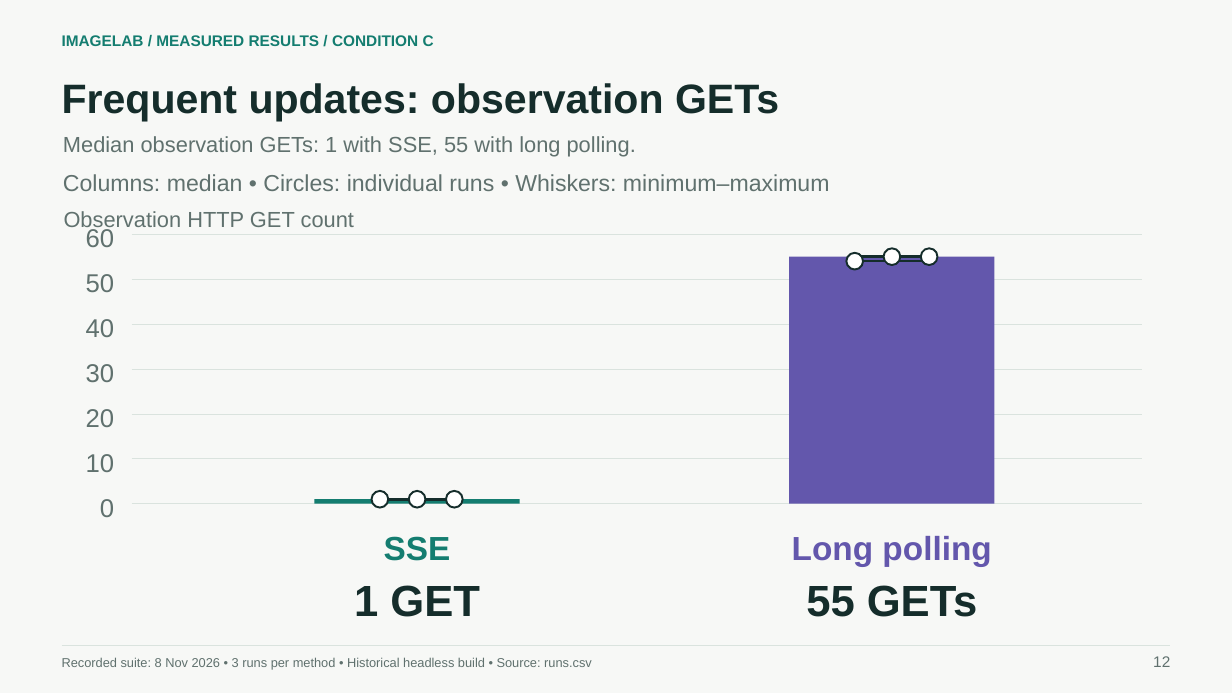
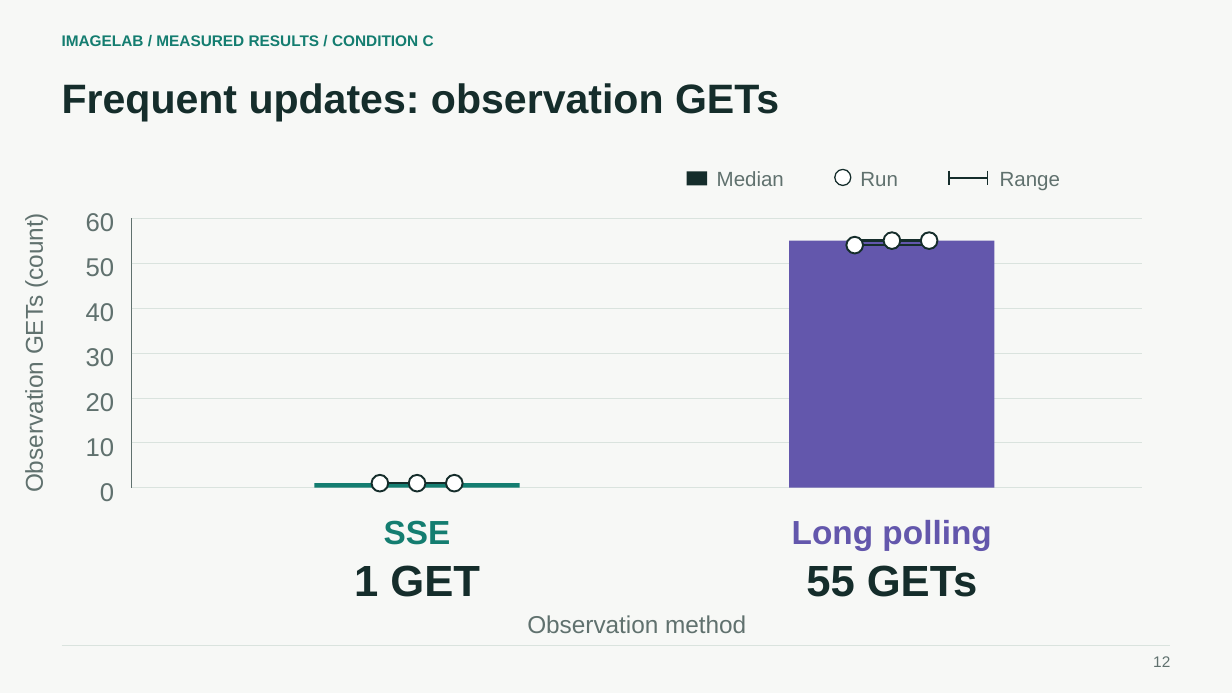
Before and after one commit to darynforman/worddoc, a slide deck: slide 12 of assessment3-presentation/ImageLab_Assessment_3_Daryn_Forman.pptx. Drawn at 1232x693 pixels with LibreOffice and Linux fonts; fonts in the diff are those of the drawing. Boxes give left, top, right and bottom in pixels: in the first picture for what was removed or moved away, otherwise in the second. Text is boxed around its words. In the diff, an @@ line names an element or a change of style, - is before the commit and + after.

```diff
--- a/assessment3-presentation/ImageLab_Assessment_3_Daryn_Forman.pptx
+++ b/assessment3-presentation/ImageLab_Assessment_3_Daryn_Forman.pptx
@@ text removed at [63,136,636,156] @@
-Median observation GETs: 1 with SSE, 55 with long polling.
@@ text removed at [63,174,830,191] @@
-Columns: median • Circles: individual runs • Whiskers: minimum–maximum
@@ rectangle added at [687,171,707,185], fill #152D2B @@
@@ text added at [717,171,784,186], 16 pt, text #60716E @@
+Median
@@ ellipse added at [835,169,850,185], fill #FFFFFF, outline #152D2B 1 pt @@
@@ text added at [860,172,898,186], 16 pt, text #60716E @@
+Run
@@ line added from (949, 177) to (988, 177), #152D2B 1.5 pt @@
@@ line added from (949, 171) to (949, 185), #152D2B 1 pt @@
@@ line added from (988, 171) to (988, 185), #152D2B 1 pt @@
@@ text added at [1000,172,1060,190], 16 pt, text #60716E @@
+Range
@@ text added at [21,220,48,489], 19 pt, text #60716E @@
+Observation GETs (count)
@@ text removed at [64,211,354,232] @@
-Observation HTTP GET count
@@ line added from (131, 218) to (131, 488), #60716E 1 pt @@
@@ line moved from (854, 257) - (931, 257) to (854, 245) - (931, 245) @@
@@ line moved from (854, 262) - (931, 262) to (854, 240) - (931, 240) @@
@@ 9 texts, 9 lines, 6 ellipses, 2 rectangles: place and size @@
-9 texts, 9 lines, 6 ellipses, 2 rectangles at [86,226,1142,567]
+9 texts, 9 lines, 6 ellipses, 2 rectangles at [86,213,1142,551]
@@ line added from (131, 488) to (1142, 488), #60716E 1 pt @@
@@ text "1 GET": place and size @@
-text "1 GET" at [354,585,480,617]
+text "1 GET" at [354,565,480,597]
@@ text "55 GETs": place and size @@
-text "55 GETs" at [806,585,978,617]
+text "55 GETs" at [806,565,978,597]
@@ text added at [527,615,746,633], 19 pt, text #60716E @@
+Observation method
@@ text removed at [62,657,592,670] @@
-Recorded suite: 8 Nov 2026 • 3 runs per method • Historical headless build • Source: runs.csv
```
Also in this commit, not shown: 5 other slides changed, 12 other files.
